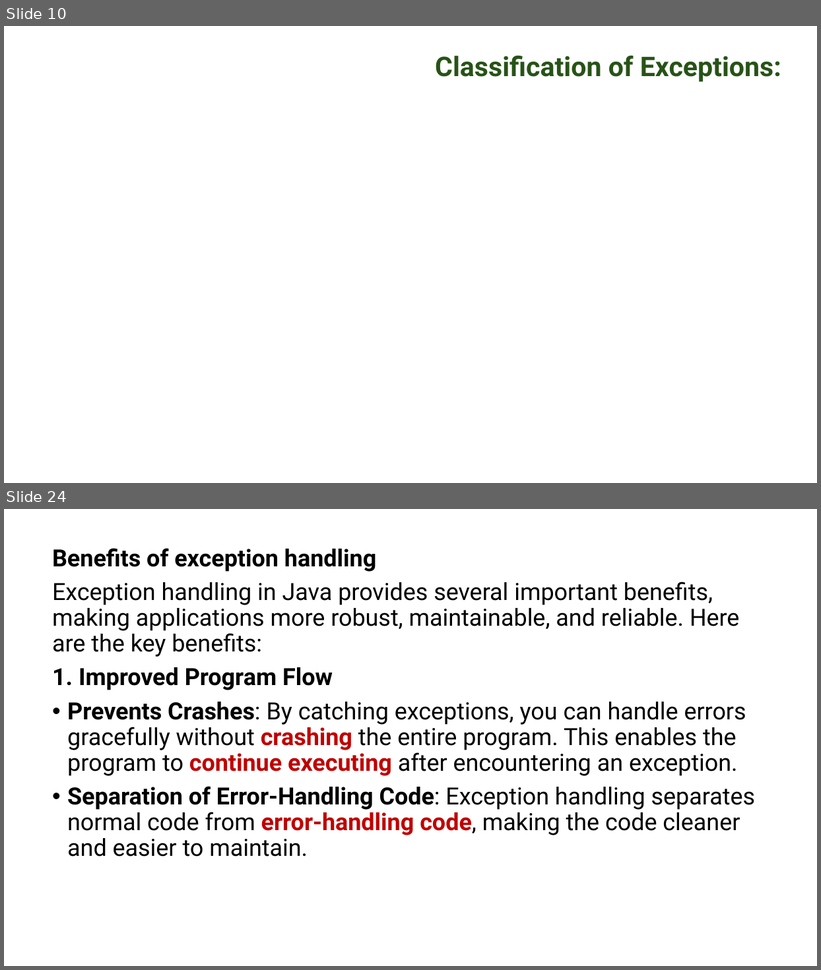
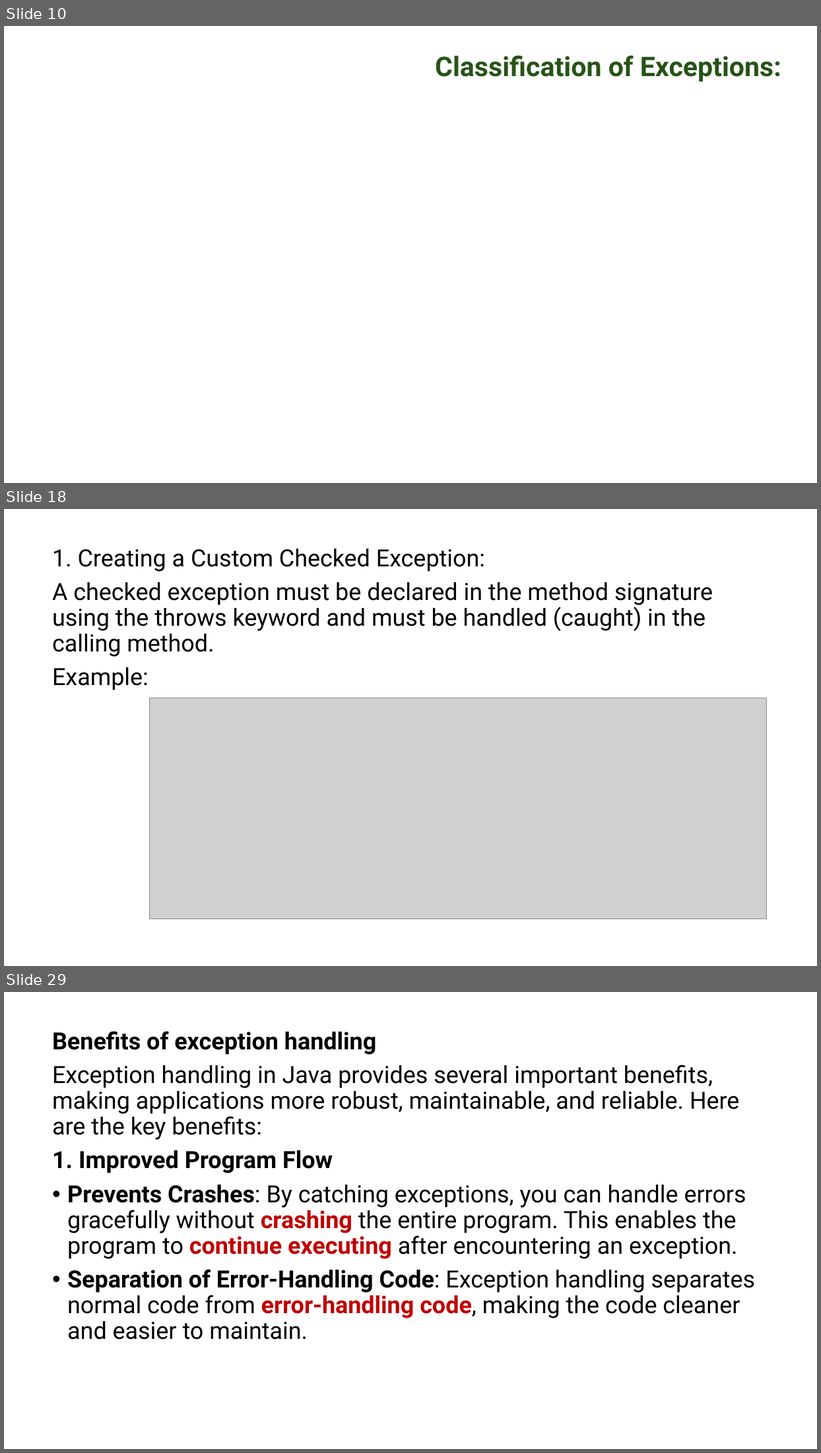
Before and after one commit to PRAMOD-VISHNU-NAIK/MCA-2nd-Sem-Shridevi-College, a slide deck: Theory Class-Notes/Complete Syllabus and Notes/Module-4 Exception Handling.pptx. Shown one above the other, each under a label of ours: slides 10 and 24 before the commit, slides 10, 18 and 29 after it; the slides between them are not shown. The pictures are 821x970 and 821x1453 pixels, drawn with LibreOffice and Linux fonts; fonts in the diff are those of the drawing; grey boxes stand for pictures; background and template pictures are left out. Boxes give left, top, right and bottom in pixels: in the first picture for what was removed or moved away, otherwise in the second. Text is boxed around its words. In the diff, an @@ line names an element or a change of style, - is before the commit and + after.

```diff
--- a/Theory Class-Notes/Complete Syllabus and Notes/Module-4 Exception Handling.pptx
+++ b/Theory Class-Notes/Complete Syllabus and Notes/Module-4 Exception Handling.pptx
@@ slide 18 added at (x1=4, y1=509, x2=817, y2=966), background #FFFFFF @@
@@ text added at (x1=52, y1=549, x2=713, y2=691), 28 pt, text #000000 @@
+1. Creating a Custom Checked Exception:
+A checked exception must be declared in the method signature using the throws keyword and must be handled (caught) in the calling method.
+Example:
@@ picture added at (x1=150, y1=698, x2=767, y2=920) @@
@@ what was slide 24 is now slide 29 @@
```
Also in this commit, not shown: 2 slides changed, 10 other slides added, 6 slides removed.
